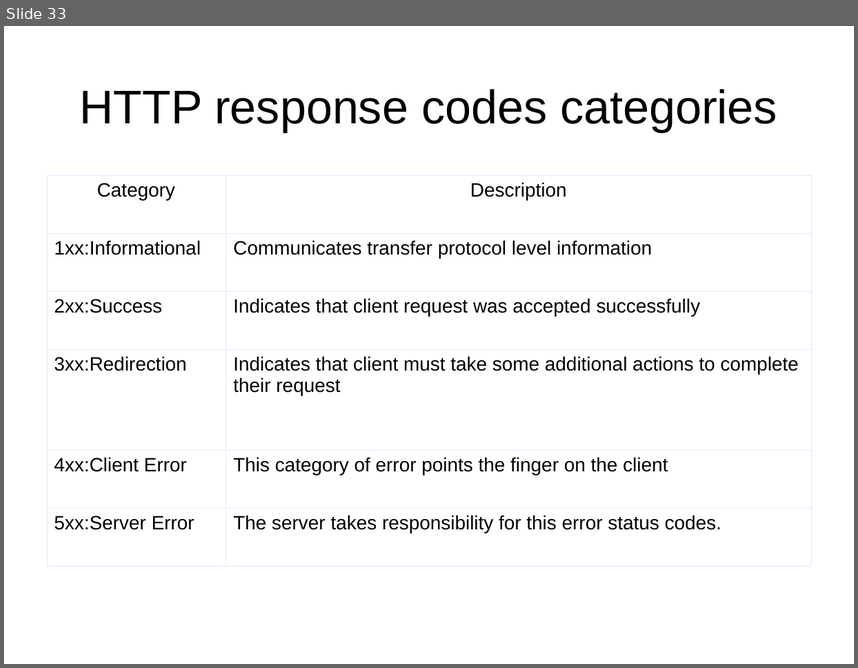
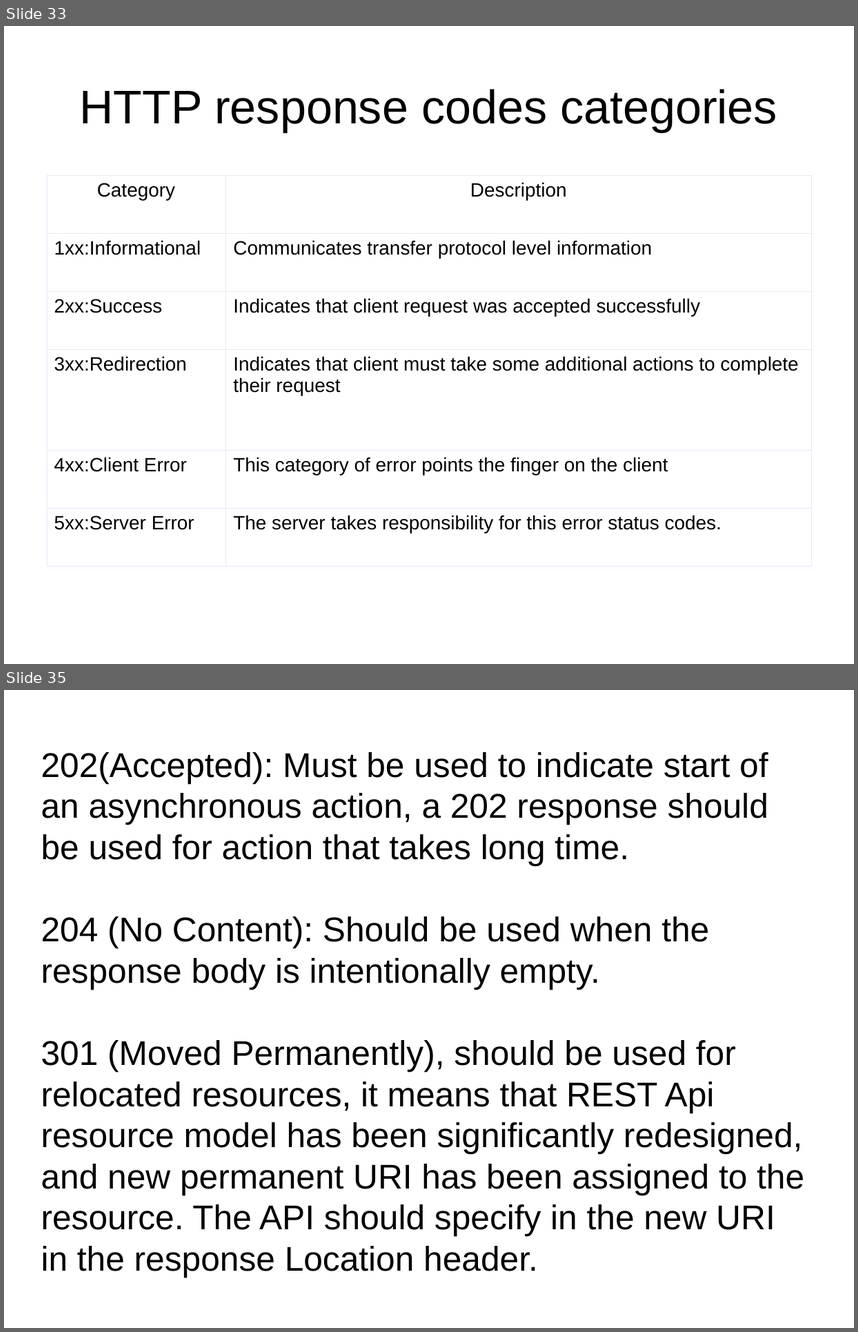
Before and after one commit to netzu/rest-presentation, a slide deck: RestfulFundaments.odp. Shown one above the other, each under a label of ours: slide 33 before the commit, slides 33 and 35 after it; the slides between them are not shown. The pictures are 858x668 and 858x1332 pixels, drawn with LibreOffice and Linux fonts; fonts in the diff are those of the drawing. Boxes give left, top, right and bottom in pixels: in the first picture for what was removed or moved away, otherwise in the second. Text is boxed around its words. In the diff, an @@ line names an element or a change of style, - is before the commit and + after.

```diff
--- a/RestfulFundaments.odp
+++ b/RestfulFundaments.odp
@@ slide 35 added at (x1=4, y1=690, x2=854, y2=1328), background #FFFFFF @@
@@ subtitle added at (x1=41, y1=752, x2=804, y2=1277), 32 pt, text #000000 @@
+202(Accepted): Must be used to indicate start of an asynchronous action, a 202 response should be used for action that takes long time.
+204 (No Content): Should be used when the response body is intentionally empty.
+301 (Moved Permanently), should be used for relocated resources, it means that REST Api resource model has been significantly redesigned, and new permanent URI has been assigned to the resource. The API should specify in the new URI in the response Location header.
```
Also in this commit, not shown: 2 slides changed, 16 other slides added, 1 other file.
